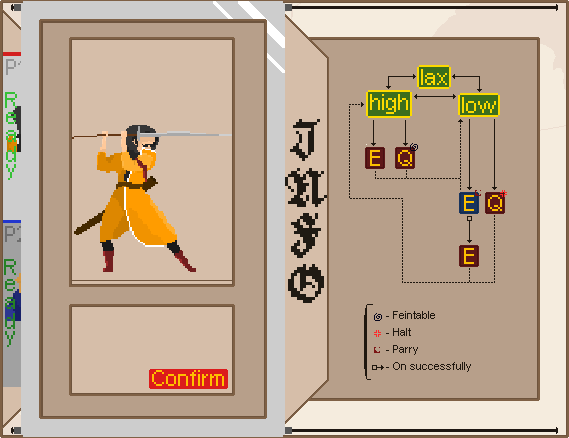
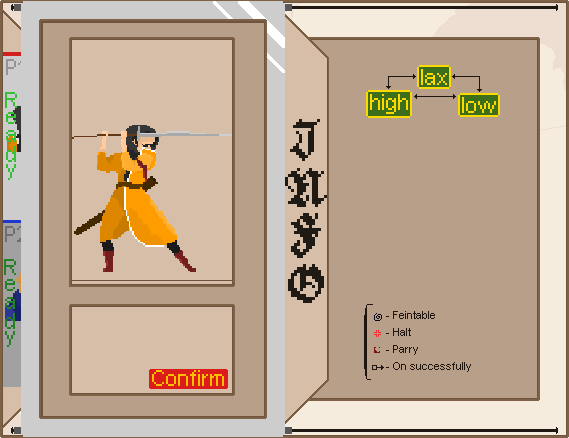
Layered file, before and after one edit (569 x 438). Changes by layer:
painted on "moveset diagram" over [349, 102, 507, 283]
